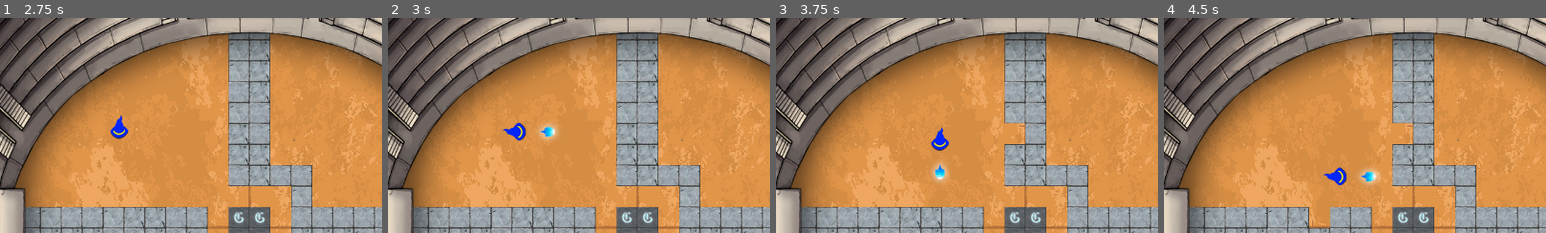
Above: before the commit, frames 1-4 (left to right).
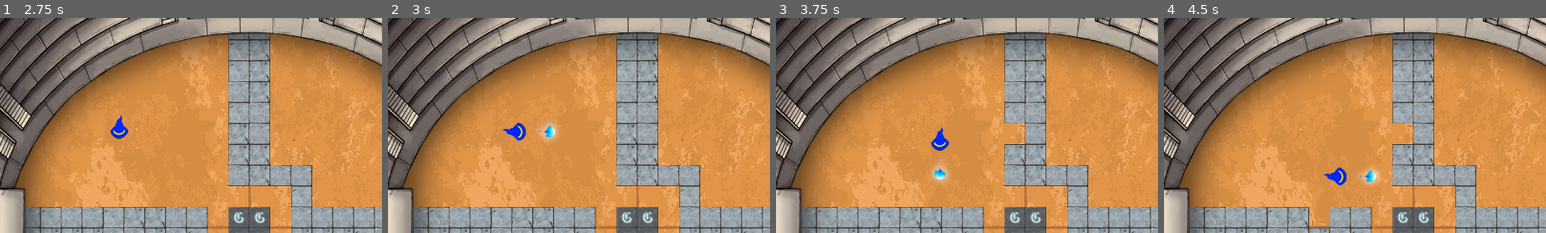
Above: after the commit, the same moments.

Repository: laraesquivel/math_magic
Game: Godot game, scene res://Menu.tscn
The game is run twice, just before and just after one commit, with the same random seed, the same clock (stepped at 60 frames per second) and the same inputs.
Inputs (mouse positions are % of the whole screen's width and height, from its top left):
- Up to frame 1 (2.75 s): click (77, 65) at 0.5 s; click (77, 65) at 1.25 s; click (77, 20) at 2 s
- Up to frame 2 (3 s): tap Enter at 2.75 s; hold D (ui_right) from 2.78 s (still down); tap Space (shot) at 2.85 s
- Up to frame 3 (3.75 s): release D (ui_right) at 3.53 s; hold S (ui_down) from 3.53 s (still down); tap Space (shot) at 3.6 s
- Up to frame 4 (4.5 s): release S (ui_down) at 4.28 s; hold D (ui_right) from 4.28 s (still down); tap Space (shot) at 4.35 s
The pictures show only the part of the screen within x 0-50%, y 1-51%; the shares and areas given below are measured in that part.

Frame 1 is identical in both runs. In frame 2, 0.1% of the frame differs, in the area x 39-44%, y 50-56%; in frame 3, less than 0.1%; in frame 4, 0.1%.

Commit message:
refact: mudando o nome de hitted para wallHitted

Diff:
--- a/Cenas/Objetos/SpellShot.tscn
+++ b/Cenas/Objetos/SpellShot.tscn
@@ -45,7 +45,6 @@
 
 [node name="AnimatedSprite" type="AnimatedSprite" parent="."]
 frames = SubResource( 6 )
-frame = 2
 playing = true
 offset = Vector2( 5, 0 )
 
--- a/Cenas/Walls.gd
+++ b/Cenas/Walls.gd
@@ -5,7 +5,7 @@
 
 func _ready():
 	var destructibleTile
-	destructibleTile = Global.connect("hitted", self, "destroy")
+	destructibleTile = Global.connect("wallHitted", self, "destroy")
 
 func destroy():
 	var cellSelect
--- a/Global.gd
+++ b/Global.gd
@@ -1,10 +1,10 @@
 extends Node
 
 var magicShot = Vector2.ZERO
-signal hitted
+signal wallHitted
 
 func emit_hit():
-	emit_signal("hitted")
+	emit_signal("wallHitted")
 
 func _ready():
 	pass
